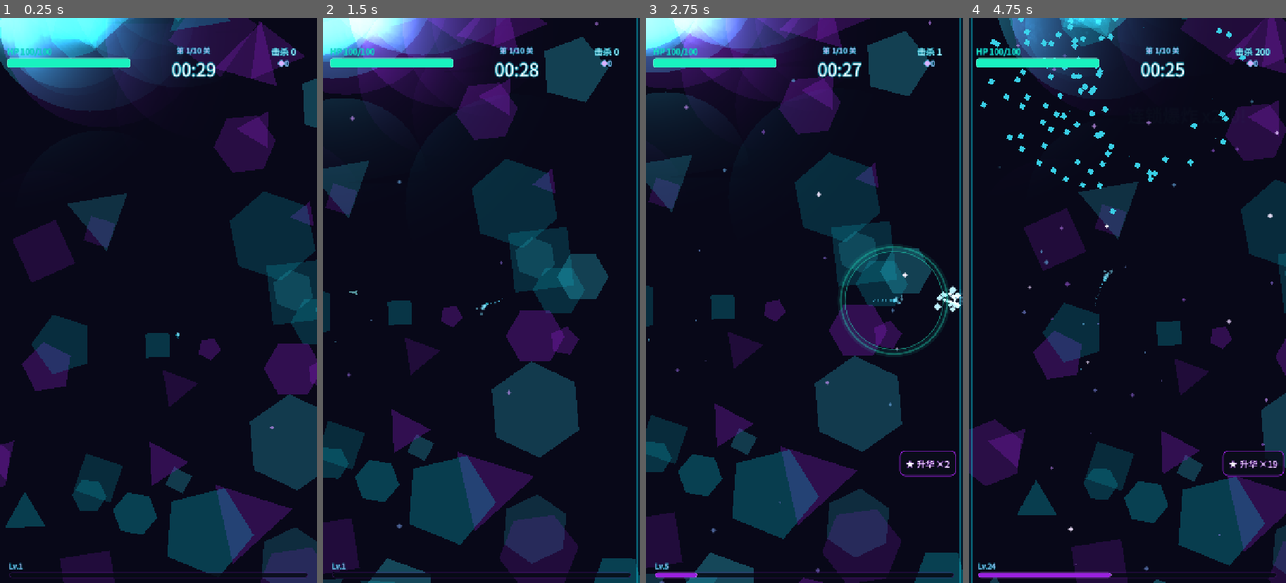
Above: before the commit, frames 1-4 (left to right).
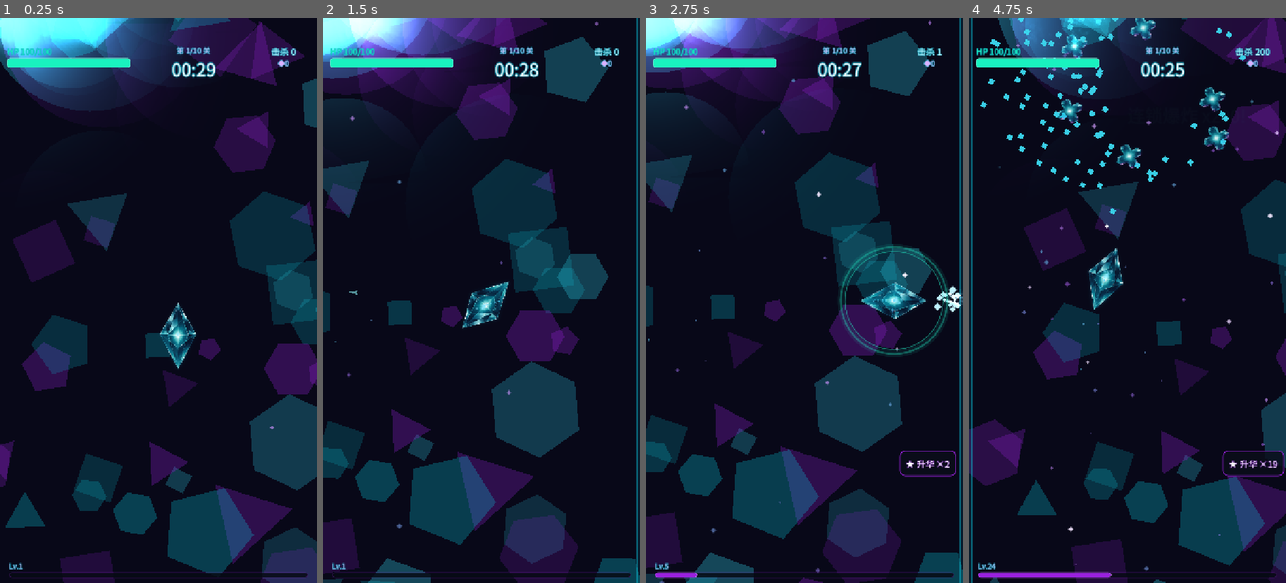
Above: after the commit, the same moments.

Repository: BingSang6/shard-onslaught
Game: Godot game, scene res://tests/smoke_test.tscn
The game is run twice, just before and just after one commit, with the same random seed, the same clock (stepped at 60 frames per second) and the same inputs. This scene is started directly instead of the project's main scene.
Inputs (mouse positions are in pixels of both pictures, inside the frame that each line leads up to):
- Up to frame 1 (0.25 s): no input
- Up to frame 2 (1.5 s): tap Enter at 0.5 s; move the mouse to (551, 272) at 0.52 s; hold D (move_right) 0.53-1.25 s; hold Space (dash) 0.53-1.25 s; click (551, 272) at 0.67 s; drag from (418, 328) to (510, 300) at 1.27 s
- Up to frame 3 (2.75 s): move the mouse to (836, 176) at 2.02 s; hold D (move_right) from 2.03 s (still down); hold Space (dash) from 2.03 s (still down)
- Up to frame 4 (4.75 s): release D (move_right) at 2.75 s; release Space (dash) at 2.75 s; drag from (1111, 413) to (1032, 215) at 2.77 s; move the mouse to (1222, 385) at 3.52 s; hold A (move_left) 3.53-4.25 s; hold Space (dash) 3.53-4.25 s; drag from (1032, 215) to (1206, 74) at 4.27 s

The runs differ from the first frame. In frame 1, 0.7% of the frame differs, in the area x 50-62%, y 50-63%; in frame 2, 0.7%; in frame 3, 0.6%; in frame 4, 1.8%, in the area x 28-82%, y 0-52%.

Commit message:
修复缩图导致实体过小：sprite_scale 增加纹理尺寸参数（显示大小与素材分辨率无关，默认2048兼容）；4处调用点改传 texture.get_width()；新增T28回归测试（玩家180px/大晶兽118px基准），142/142

Diff:
--- a/game/scripts/combat/monster.gd
+++ b/game/scripts/combat/monster.gd
@@ -98,7 +98,7 @@
 	# 外观：按类型使用设计稿透明 PNG（Sprite2D 替代几何原型，自转/受击反馈保留）
 	_poly = Sprite2D.new()
 	_poly.texture = load(tex_path)
-	_poly.scale = Vector2.ONE * GameConfig.sprite_scale(_radius)
+	_poly.scale = Vector2.ONE * GameConfig.sprite_scale(_radius, _poly.texture.get_width())
 	add_child(_poly)
 
 	# 精英头顶血条（大晶兽；BOSS 用 HUD 大血条，小晶怪无血条保持割草速度感）
@@ -142,7 +142,7 @@
 	xp_value = maxf(5.0, xp_value * 0.15)
 	_radius *= 0.72
 	contact_damage *= 0.6
-	_poly.scale = Vector2.ONE * GameConfig.sprite_scale(_radius)
+	_poly.scale = Vector2.ONE * GameConfig.sprite_scale(_radius, _poly.texture.get_width())
 	# 碰撞半径与光环不动（重生成成本高，视觉以贴图缩小为准）
 
 
--- a/game/scripts/core/game_config.gd
+++ b/game/scripts/core/game_config.gd
@@ -175,13 +175,15 @@
 static func weapon_lv_mult(lv: int) -> float:
 	return 1.0 + 0.15 * (lv - 1.0)
 
-# ---- PNG 素材（素材替换指南：2048px 贴图，主体直径 ≈ 1430px，含半透明辉光）----
-const ASSET_BODY_DIAMETER := 900.0  # 视觉整改V2：1430→900 放大1.59x（原主体35-55px细节丢失）
+# ---- PNG 素材（素材替换指南：主体直径约占画布 900/2048，含半透明辉光；画布可为任意分辨率）----
+const ASSET_SRC_DIAMETER := 2048.0  # 素材原始画布边长（sprite_scale 换算基准）
+const ASSET_BODY_DIAMETER := 900.0  # 画布内主体直径。视觉整改V2：1430→900 放大1.59x（原主体35-55px细节丢失）
 
 ## 按碰撞半径换算 Sprite2D 缩放（Sprite2D 默认 1px = 1 世界单位；
 ## 若实机视觉偏大/偏小，微调 ASSET_BODY_DIAMETER，碰撞半径不改）
-static func sprite_scale(radius: float) -> float:
-	return radius * 2.0 / ASSET_BODY_DIAMETER
+## tex_size=素材实际边长：显示尺寸与素材分辨率无关（缩图/换图不改变屏上大小）
+static func sprite_scale(radius: float, tex_size := ASSET_SRC_DIAMETER) -> float:
+	return radius * 2.0 / (ASSET_BODY_DIAMETER * tex_size / ASSET_SRC_DIAMETER)
 
 # ---- 后处理泛光（Bloom：亮部模糊提亮叠加；性能紧张时把 intensity 调 0 即关闭）----
 const BLOOM := {
--- a/game/scripts/drops/supply_drop.gd
+++ b/game/scripts/drops/supply_drop.gd
@@ -35,7 +35,7 @@
 	_sprite = Sprite2D.new()
 	_sprite.texture = TEXTURES.get(kind, TEXTURES["heal"])
 	# 视觉直径约 46 世界单位（碰撞拾取半径 22）
-	_sprite.scale = Vector2.ONE * GameConfig.sprite_scale(23.0)
+	_sprite.scale = Vector2.ONE * GameConfig.sprite_scale(23.0, _sprite.texture.get_width())
 	add_child(_sprite)
 
 
--- a/game/scripts/player/player.gd
+++ b/game/scripts/player/player.gd
@@ -74,7 +74,7 @@
 	# 晶体外观：设计稿透明 PNG（贴图自带辉光，Sprite2D 替代几何原型）
 	_poly = Sprite2D.new()
 	_poly.texture = preload("res://assets/player_crystal.png")
-	_poly.scale = Vector2.ONE * GameConfig.sprite_scale(22.0) * 1.8  # 视觉整改V2：玩家贴图专项放大1.8x(主角突出)
+	_poly.scale = Vector2.ONE * GameConfig.sprite_scale(22.0, _poly.texture.get_width()) * 1.8  # 视觉整改V2：玩家贴图专项放大1.8x(主角突出)
 	add_child(_poly)
 
 	# 周身微光粒子（SDS：GPUParticles2D 微光）
--- a/game/tests/smoke_test.gd
+++ b/game/tests/smoke_test.gd
@@ -109,6 +109,7 @@
 	await _t_supply_drops()
 	await _t_weapons()
 	await _t_upgrade_optimize()
+	await _t_sprite_scale()
 
 
 # ---------------- T1 状态机与刷怪 ----------------
@@ -827,6 +828,25 @@
 	main._on_xp_gained(GameConfig.xp_to_next(main.level))
 	await tick(2)
 	check(main.state == 1 and main.pending_levelups == 0, "U2 自动升级不弹窗，等级自动消化")
+
+
+func _t_sprite_scale() -> void:
+	print("\n[T28] 显示尺寸与素材分辨率无关（缩图回归防护）")
+	# 数学不变式：draw_px = scale × 纹理边长，任意分辨率素材屏上大小恒定
+	var s2048 := GameConfig.sprite_scale(26.0, 2048.0)
+	var s256 := GameConfig.sprite_scale(26.0, 256.0)
+	var s320 := GameConfig.sprite_scale(26.0, 320.0)
+	check(absf(s2048 * 2048.0 - s256 * 256.0) < 0.01 and absf(s2048 * 2048.0 - s320 * 320.0) < 0.01,
+		"sprite_scale：256/320/2048 三种纹理画布显示尺寸一致")
+	check(absf(GameConfig.sprite_scale(26.0) - s2048) < 1e-6, "sprite_scale 缺省参数兼容 2048 基准")
+	# 实体校验：玩家/怪物贴图按实际纹理宽度换算，绘制直径 = 半径×2÷900×2048
+	var pdraw: float = main.player._poly.scale.x * main.player._poly.texture.get_width()
+	var pwant: float = 22.0 * 2.0 / GameConfig.ASSET_BODY_DIAMETER * GameConfig.ASSET_SRC_DIAMETER * 1.8
+	check(absf(pdraw - pwant) < 1.0, "玩家绘制直径 %.0fpx 与基准 %.0fpx 一致（主角×1.8）" % [pdraw, pwant])
+	var m: Monster = main.spawner.spawn_monster("big", main.player.position + Vector2(-350, -250))
+	var mdraw: float = m._poly.scale.x * m._poly.texture.get_width()
+	var mwant: float = 26.0 * 2.0 / GameConfig.ASSET_BODY_DIAMETER * GameConfig.ASSET_SRC_DIAMETER
+	check(absf(mdraw - mwant) < 1.0, "大晶兽绘制直径 %.0fpx 与基准 %.0fpx 一致" % [mdraw, mwant])
 	GameData.auto_upgrade = false
 	# U4 手动气泡信号链：hud.levelup_pressed → 打开三选一
 	main._on_xp_gained(GameConfig.xp_to_next(main.level))
